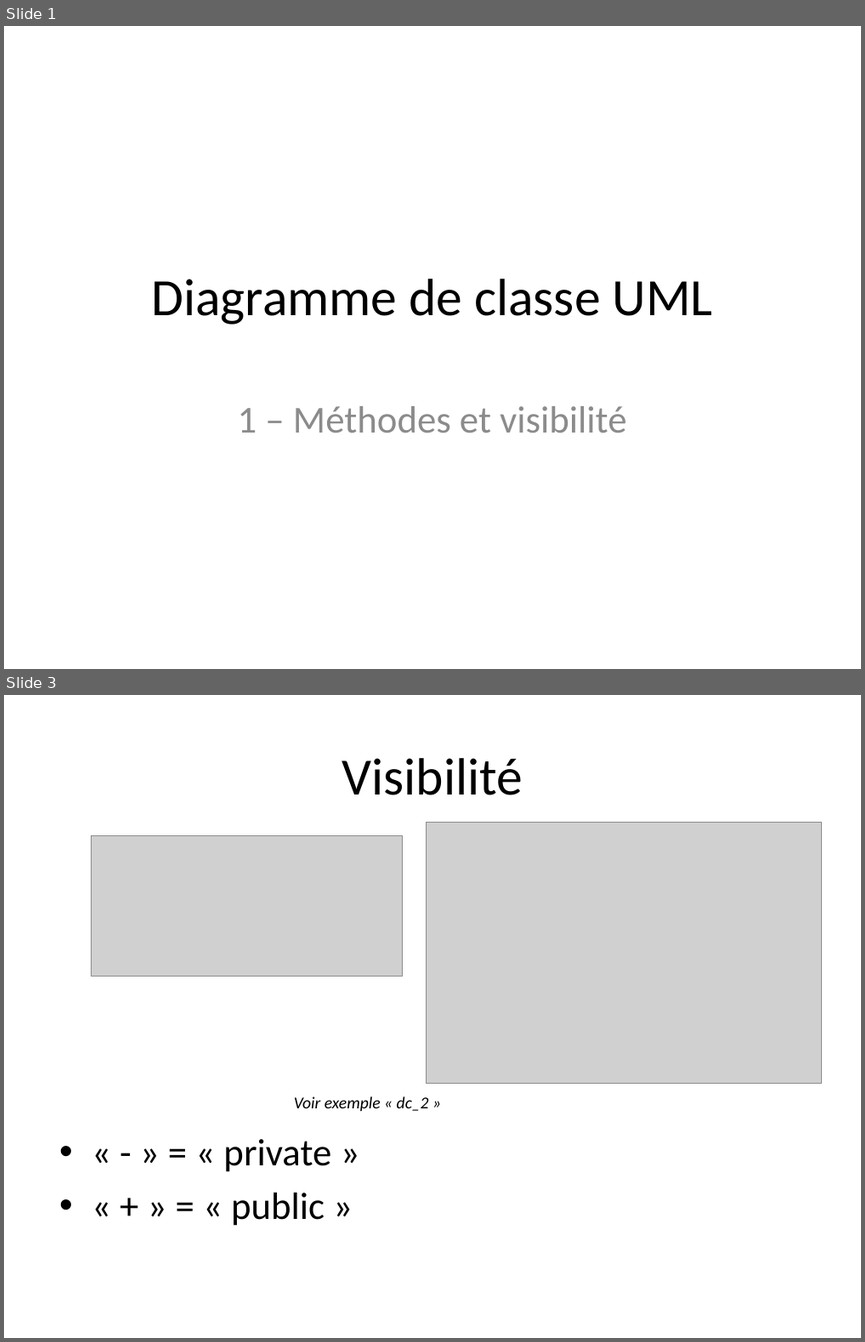
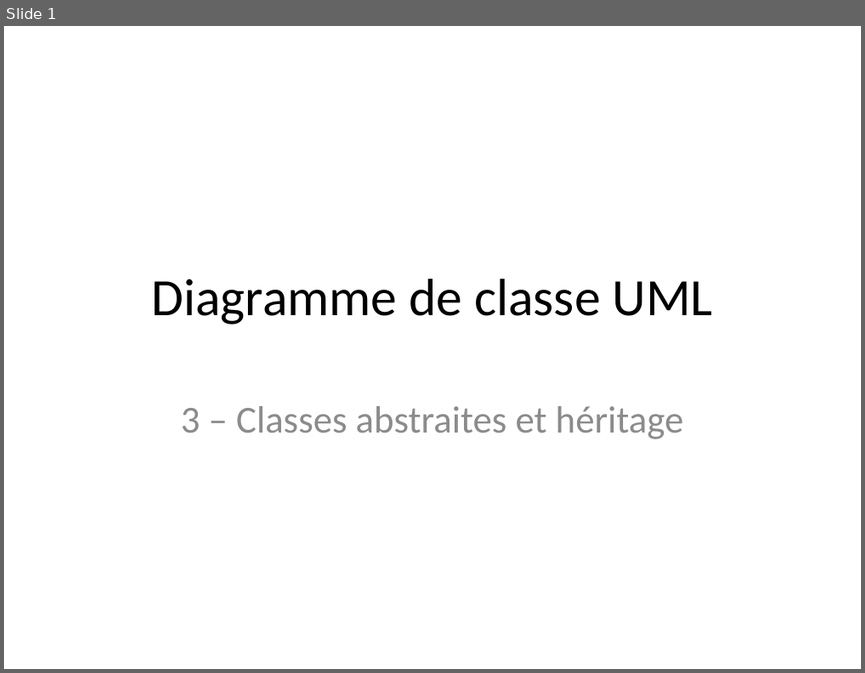
Before and after one commit to profesig/exosOO, a slide deck: Diagramme de classe/L3 - Classes abstraites et héritage/L3 - Classes abstraites et héritage.pptx. Shown one above the other, each under a label of ours: slides 1 and 3 before the commit, slide 1 after it; the slides between them are not shown. The pictures are 865x1342 and 865x673 pixels, drawn with LibreOffice and Linux fonts; fonts in the diff are those of the drawing; grey boxes stand for pictures. Boxes give left, top, right and bottom in pixels: in the first picture for what was removed or moved away, otherwise in the second. Text is boxed around its words. In the diff, an @@ line names an element or a change of style, - is before the commit and + after.

Commit message:
L3 - Classes abstraites et héritage

```diff
--- a/Diagramme de classe/L3 - Classes abstraites et héritage/L3 - Classes abstraites et héritage.pptx
+++ b/Diagramme de classe/L3 - Classes abstraites et héritage/L3 - Classes abstraites et héritage.pptx
@@ slide 3 removed at <box>4,695,861,1338</box>, background #FFFFFF @@
@@ title removed at <box>342,758,522,795</box> @@
-Visibilité
@@ picture removed at <box>426,822,821,1083</box> @@
@@ picture removed at <box>92,835,403,976</box> @@
@@ text removed at <box>294,1096,429,1111</box> @@
-Voir exemple « dc_2 »
@@ text removed at <box>223,1139,331,1225</box> @@
-• « - » = « private »
-• « + » = « public »
@@ slide 1 changed as well @@
@@ subtitle at <box>181,406,684,439</box>: text changed @@
-1 – Méthodes et visibilité
+3 – Classes abstraites et héritage
```
Also in this commit, not shown: 1 other slide changed, 2 slides added, 2 other slides removed, 5 other files.
